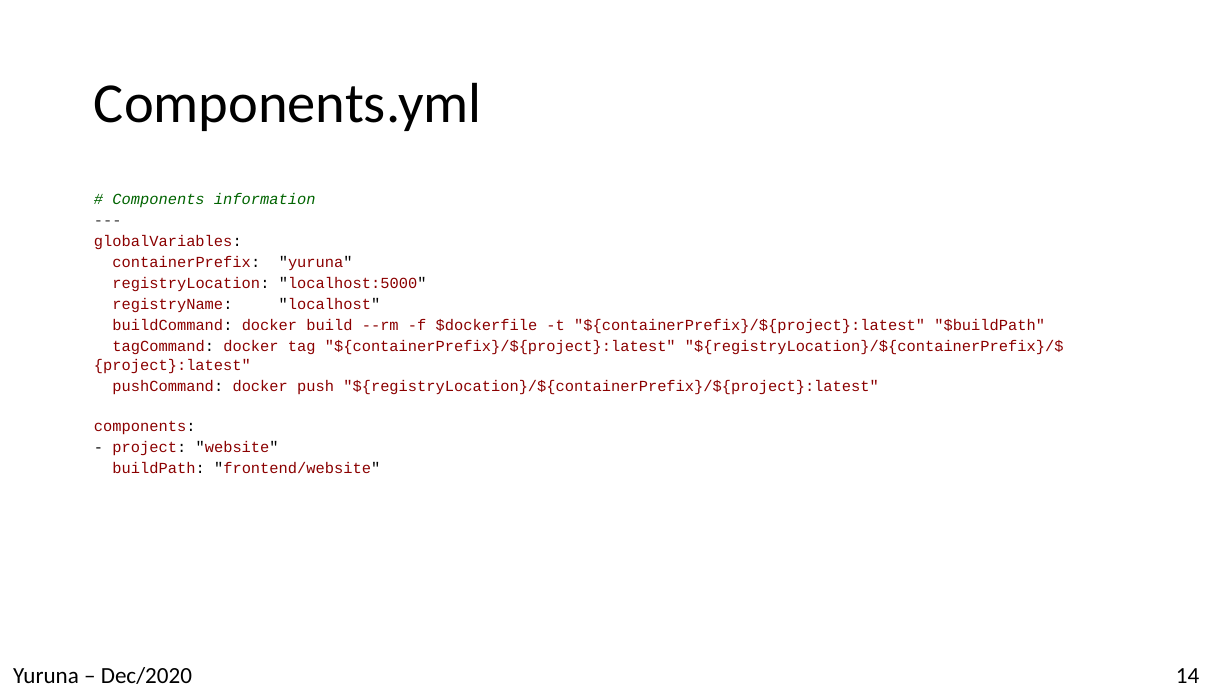
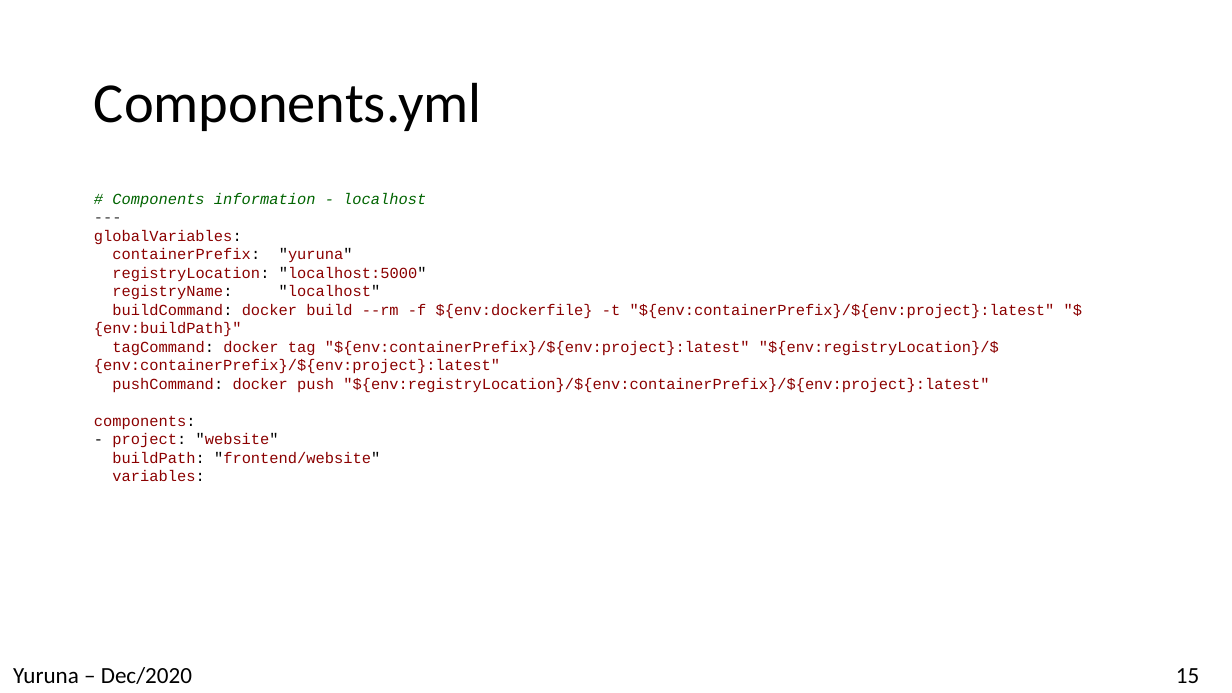
Before and after one commit to alissonsol/Archive, a slide deck: slide 15 of docs/yuruna.pptx (slide 14 before the commit). Drawn at 1232x693 pixels with LibreOffice and Linux fonts; fonts in the diff are those of the drawing. Boxes give left, top, right and bottom in pixels: in the first picture for what was removed or moved away, otherwise in the second. Text is boxed around its words. In the diff, an @@ line names an element or a change of style, - is before the commit and + after.

Commit message:
Cleanup and focus on localhost and Azure for now

```diff
--- a/docs/yuruna.pptx
+++ b/docs/yuruna.pptx
@@ text at [112,193,426,208]: text changed @@
-# Components information
+# Components information - localhost
@@ text at [94,230,427,464]: less space between paragraphs @@
@@ text at [94,304,1055,393]: text changed @@
-buildCommand: docker build --rm -f $dockerfile -t "${containerPrefix}/${project}:latest" "$buildPath"
-tagCommand: docker tag "${containerPrefix}/${project}:latest" "${registryLocation}/${containerPrefix}/${project}:latest"
-pushCommand: docker push "${registryLocation}/${containerPrefix}/${project}:latest"
+buildCommand: docker build --rm -f ${env:dockerfile} -t "${env:containerPrefix}/${env:project}:latest" "${env:buildPath}"
+tagCommand: docker tag "${env:containerPrefix}/${env:project}:latest" "${env:registryLocation}/${env:containerPrefix}/${env:project}:latest"
+pushCommand: docker push "${env:registryLocation}/${env:containerPrefix}/${env:project}:latest"
@@ text at [112,470,204,481]: paragraph added @@
+variables:
@@ page number at [1176,668,1199,683]: text changed @@
-14
+15
```
Also in this commit, not shown: 6 other slides changed, 1 slide added, 42 other files.
